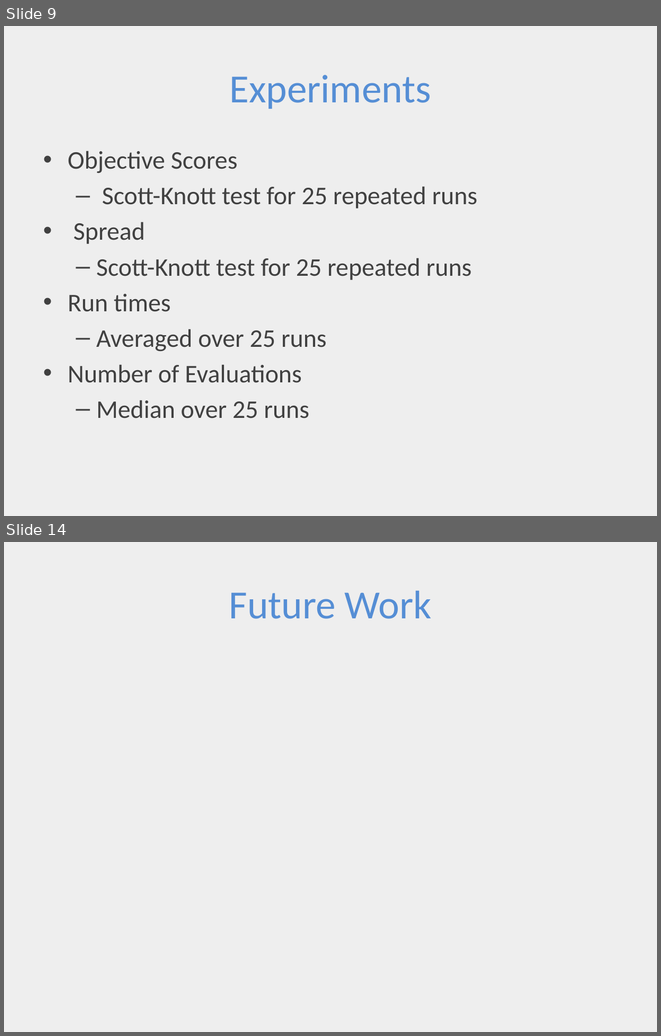
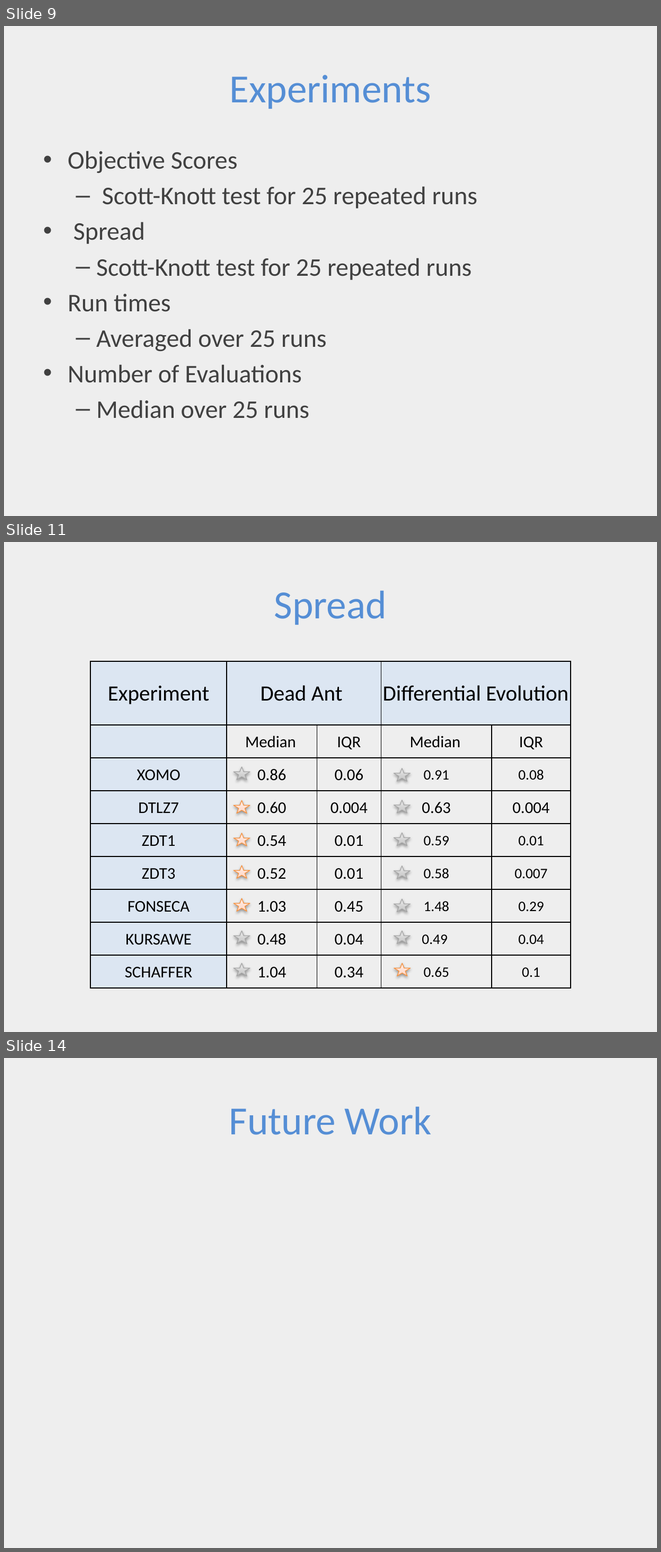
Before and after one commit to ai-se/Rahul, a slide deck: DEADANT/deadAnt.pptx. Shown one above the other, each under a label of ours: slides 9 and 14 before the commit, slides 9, 11 and 14 after it; the slides between them are not shown. The pictures are 661x1036 and 661x1552 pixels, drawn with LibreOffice and Linux fonts; fonts in the diff are those of the drawing. Boxes give left, top, right and bottom in pixels: in the first picture for what was removed or moved away, otherwise in the second. Text is boxed around its words. In the diff, an @@ line names an element or a change of style, - is before the commit and + after.

```diff
--- a/DEADANT/deadAnt.pptx
+++ b/DEADANT/deadAnt.pptx
@@ slide 11 added at (4, 542, 657, 1032), background #D9D9D9 at 43% opacity @@
@@ title added at (274, 590, 387, 625), 44 pt, text #558ED5 @@
+Spread
@@ table added at (90, 661, 571, 988), 9 rows, 5 columns @@
+Experiment | Dead Ant |  | Differential Evolution | 
+ | Median | IQR | Median | IQR
+XOMO | 0.86 | 0.06 | 0.91 | 0.08
+DTLZ7 | 0.60 | 0.004 | 0.63 | 0.004
+ZDT1 | 0.54 | 0.01 | 0.59 | 0.01
+ZDT3 | 0.52 | 0.01 | 0.58 | 0.007
+FONSECA | 1.03 | 0.45 | 1.48 | 0.29
+KURSAWE | 0.48 | 0.04 | 0.49 | 0.04
+SCHAFFER | 1.04 | 0.34 | 0.65 | 0.1
@@ star added at (234, 767, 250, 779), fill gradient #BDBDBD to #D1D1D1 to #EEEEEE, outline #A6A6A6 0.75 pt @@
@@ star added at (394, 768, 410, 781), fill gradient #BDBDBD to #D1D1D1 to #EEEEEE, outline #A6A6A6 0.75 pt @@
@@ star added at (234, 801, 250, 814), fill gradient #FFD2BD to #FFDED0 to #FFF2ED, outline #F69240 0.75 pt @@
@@ star added at (394, 800, 410, 813), fill gradient #BDBDBD to #D1D1D1 to #EEEEEE, outline #A6A6A6 0.75 pt @@
@@ star added at (234, 833, 250, 846), fill gradient #FFD2BD to #FFDED0 to #FFF2ED, outline #F69240 0.75 pt @@
@@ star added at (394, 832, 410, 846), fill gradient #BDBDBD to #D1D1D1 to #EEEEEE, outline #A6A6A6 0.75 pt @@
@@ star added at (234, 865, 250, 878), fill gradient #FFD2BD to #FFDED0 to #FFF2ED, outline #F69240 0.75 pt @@
@@ star added at (394, 866, 410, 879), fill gradient #BDBDBD to #D1D1D1 to #EEEEEE, outline #A6A6A6 0.75 pt @@
@@ star added at (234, 899, 250, 911), fill gradient #FFD2BD to #FFDED0 to #FFF2ED, outline #F69240 0.75 pt @@
@@ star added at (394, 899, 410, 911), fill gradient #BDBDBD to #D1D1D1 to #EEEEEE, outline #A6A6A6 0.75 pt @@
@@ star added at (234, 930, 250, 944), fill gradient #BDBDBD to #D1D1D1 to #EEEEEE, outline #A6A6A6 0.75 pt @@
@@ star added at (394, 930, 410, 944), fill gradient #BDBDBD to #D1D1D1 to #EEEEEE, outline #A6A6A6 0.75 pt @@
@@ star added at (234, 963, 250, 976), fill gradient #BDBDBD to #D1D1D1 to #EEEEEE, outline #A6A6A6 0.75 pt @@
@@ star added at (394, 963, 410, 976), fill gradient #FFD2BD to #FFDED0 to #FFF2ED, outline #F69240 0.75 pt @@
```
Also in this commit, not shown: 7 slides changed, 1 other slide added, 2 slides removed.
